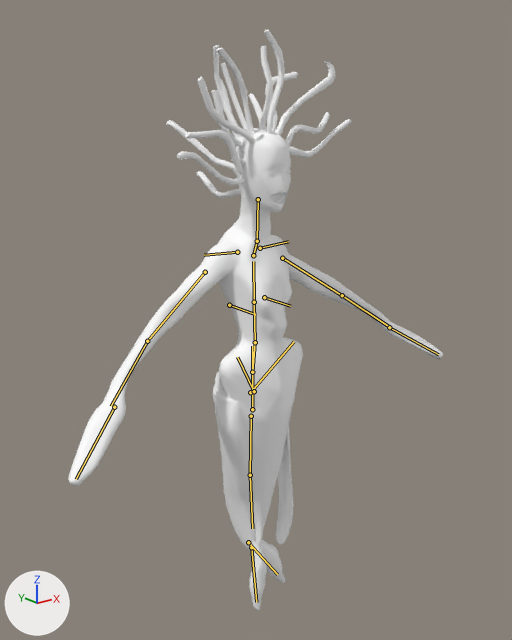
The FBX model Assets/Art/3D models/Siren enemy/Siren.fbx, before and after one commit.
One viewpoint serves both versions: a 50 mm camera at (-2.09, -2.62, 1.52) aimed at (-0.01, -0.02, 0.48). Arrows for +X, +Y and +Z are at lower left; the lights stay in place. The older version comes first. The bones that bend it are drawn over the model as lines.

Objects in the first picture: 'UV_Sphere_2_split.001'.
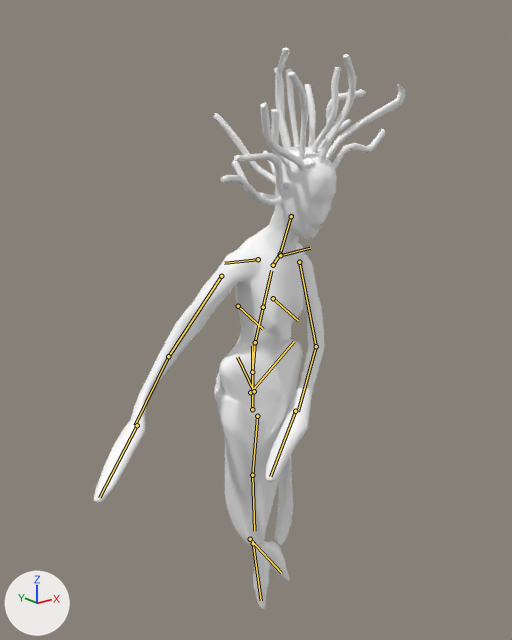
The newer file adds an action. The first version stands in its rest pose; the second is drawn at frame 17 of the action 'metarig|Attack'.

Boxes (x1, y1, x2, y2) around the edits, measured in the pictures (512 x 640 px):
'UV_Sphere_2_split.001', posed (17% narrower)
    before: (69, 29, 443, 610)
    after: (93, 48, 405, 609)
bone 'spine.002', root to tip
    before: (255, 342) to (254, 302)
    after: (255, 342) to (263, 307)
bone 'spine.003', root to tip
    before: (254, 302) to (253, 261)
    after: (263, 307) to (271, 270)
bone 'upper_arm.L', root to tip
    before: (282, 258) to (342, 295)
    after: (299, 262) to (316, 346)
bone 'forearm.L', root to tip
    before: (342, 295) to (389, 326)
    after: (316, 346) to (298, 411)
bone 'upper_arm.R', root to tip
    before: (205, 272) to (147, 341)
    after: (221, 276) to (168, 356)
bone 'forearm.R', root to tip
    before: (147, 341) to (111, 406)
    after: (168, 356) to (135, 425)
bone 'foot.R', root to tip
    before: (251, 547) to (256, 602)
    after: (253, 543) to (261, 600)
bone 'shin.R.001', root to tip
    before: (248, 542) to (277, 574)
    after: (250, 539) to (281, 573)
bone 'thigh.L', root to tip
    before: (251, 416) to (250, 475)
    after: (257, 416) to (252, 475)
bone 'shin.L', root to tip
    before: (250, 475) to (252, 528)
    after: (252, 475) to (254, 531)

The change in detail:
Bone 'spine.002' (bone_spine_002) turns from (0, 0, 0) to (19, 0, 0) degrees about its own x, y and z.
Bone 'spine.003' (bone_spine_003) turns from (0, 0, 0) to (1, 0, 0) degrees about its own x, y and z.
Bone 'upper_arm.L' (bone_upper_arm_l) turns from (0, 0, 0) to (123, 63, 81) degrees about its own x, y and z.
Bone 'forearm.L' (bone_forearm_l) turns from (0, 0, 0) to (23, 21, 37) degrees about its own x, y and z.
Bone 'upper_arm.R' (bone_upper_arm_r) turns from (0, 0, 0) to (-7, 36, 20) degrees about its own x, y and z.
Bone 'forearm.R' (bone_forearm_r) turns from (0, 0, 0) to (11, 1, -2) degrees about its own x, y and z.
Bone 'foot.R' (bone_foot_r) moves from (0.0, 0.0, 0.0) to (0.001, -0.026, -0.013).
Bone 'foot.R' (bone_foot_r) turns from (0, 0, 0) to (-5, 0, 0) degrees about its own x, y and z.
Bone 'shin.R.001' (bone_shin_r_001) moves from (0.0, 0.0, 0.0) to (0.014, -0.02, -0.012).
Bone 'shin.R.001' (bone_shin_r_001) turns from (0, 0, 0) to (-4, -3, 0) degrees about its own x, y and z.
Bone 'thigh.L' (bone_thigh_l) moves from (0.0, 0.0, 0.0) to (0.025, 0.001, -0.014).
Bone 'thigh.L' (bone_thigh_l) turns from (0, 0, 0) to (2, -2, 3) degrees about its own x, y and z.
Bone 'shin.L' (bone_shin_l) turns from (0, 0, 0) to (-5, 0, 0) degrees about its own x, y and z.
